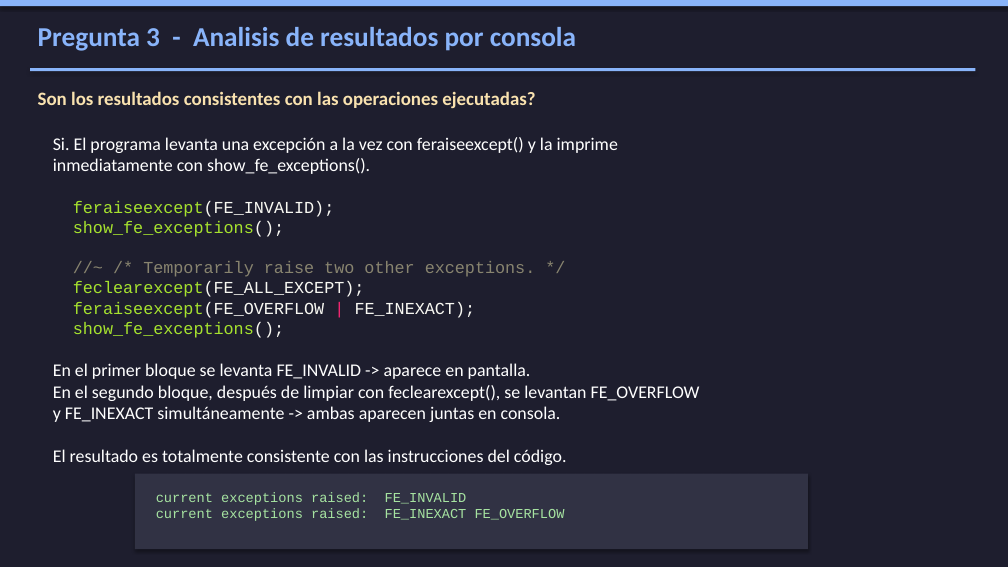
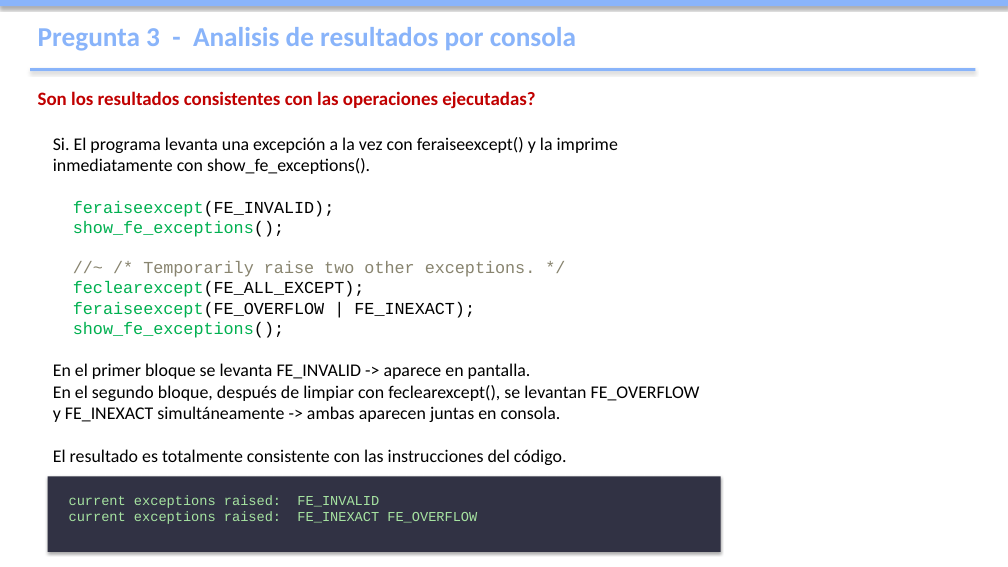
Before and after one commit to Juan-Stella/Control-y-Sistemas, a slide deck: slide 2 of Tp3/Ejercicio_6_Presentacion.pptx. Drawn at 1008x567 pixels with LibreOffice and Linux fonts; fonts in the diff are those of the drawing. Boxes give left, top, right and bottom in pixels: in the first picture for what was removed or moved away, otherwise in the second. Text is boxed around its words. In the diff, an @@ line names an element or a change of style, - is before the commit and + after.

```diff
--- a/Tp3/Ejercicio_6_Presentacion.pptx
+++ b/Tp3/Ejercicio_6_Presentacion.pptx
@@ background #1E1E2E to #FFFFFF @@
@@ text "Son los resultados consistentes con ..." at [38,91,535,109]: text colour #F9E2AF to #C00000 @@
@@ text at [53,137,700,465]: text colour #FFFFFF to #000000 in "Si. El programa levanta una excepción a ...", "En el primer bloque se levanta FE_INVALID ..."; text colour #A6E22E to #00B050 in "feraiseexcept(FE_INVALID);", "show_fe_exceptions();", "feclearexcept(FE_ALL_EXCEPT);", "feraiseexcept(FE_OVERFLOW" and 1 more places; text colour #F8F8F2 to #000000 in "feraiseexcept(FE_INVALID);", "show_fe_exceptions();", "feclearexcept(FE_ALL_EXCEPT);", "feraiseexcept(FE_OVERFLOW FE_INEXACT);" and 1 more places; text colour #F92672 to #000000 in "|" @@
@@ rectangle: place and size @@
-rectangle at [135,473,808,549]
+rectangle at [48,476,721,552]
@@ text "current exceptions raised: FE_INVALID current ...": place and size @@
-text "current exceptions raised: FE_INVALID current ..." at [156,493,565,521]
+text "current exceptions raised: FE_INVALID current ..." at [69,496,477,524]
```
Also in this commit, not shown: 4 other slides changed, 1 other file.
